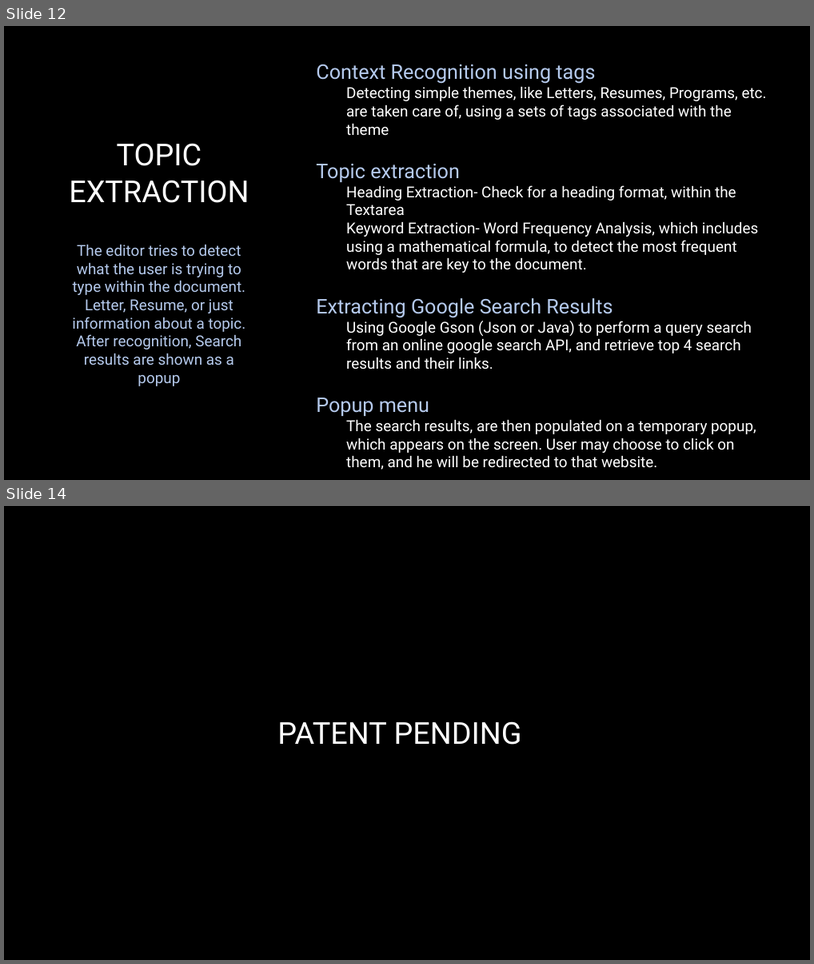
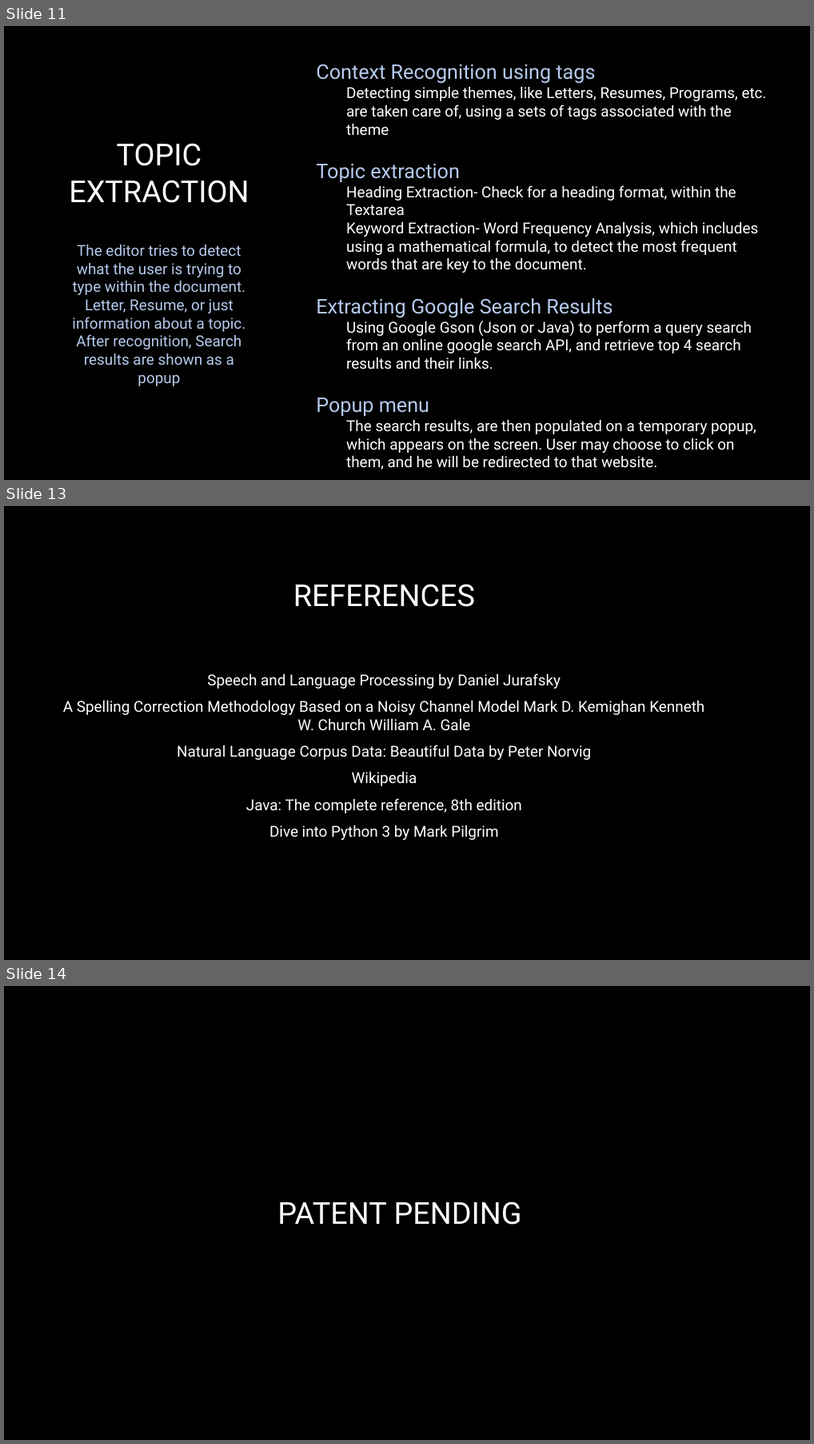
Before and after one commit to Tushar-Naik/NLP, a slide deck: Integrated Text Editor New.pptx. Shown one above the other, each under a label of ours: slides 12 and 14 before the commit, slides 11, 13 and 14 after it; the slides between them are not shown. The pictures are 814x964 and 814x1444 pixels, drawn with LibreOffice and Linux fonts; fonts in the diff are those of the drawing; background and template pictures are left out. Boxes give left, top, right and bottom in pixels: in the first picture for what was removed or moved away, otherwise in the second. Text is boxed around its words. In the diff, an @@ line names an element or a change of style, - is before the commit and + after.

```diff
--- a/Integrated Text Editor New.pptx
+++ b/Integrated Text Editor New.pptx
@@ slide 13 added at bbox=[4, 506, 810, 960], background picture (left out) @@
@@ title added at bbox=[294, 584, 475, 607], 36 pt, text #FFFFFF @@
+REFERENCES
@@ text added at bbox=[63, 673, 705, 840], 18 pt, text #FFFFFF @@
+Speech and Language Processing by Daniel Jurafsky
+A Spelling Correction Methodology Based on a Noisy Channel Model Mark D. Kemighan Kenneth W. Church William A. Gale
+Natural Language Corpus Data: Beautiful Data by Peter Norvig
+Wikipedia
+Java: The complete reference, 8th edition
+Dive into Python 3 by Mark Pilgrim
@@ what was slide 12 is now slide 11 @@
```
Also in this commit, not shown: 3 slides changed, 1 other slide added, 2 slides removed, 1 other file.
